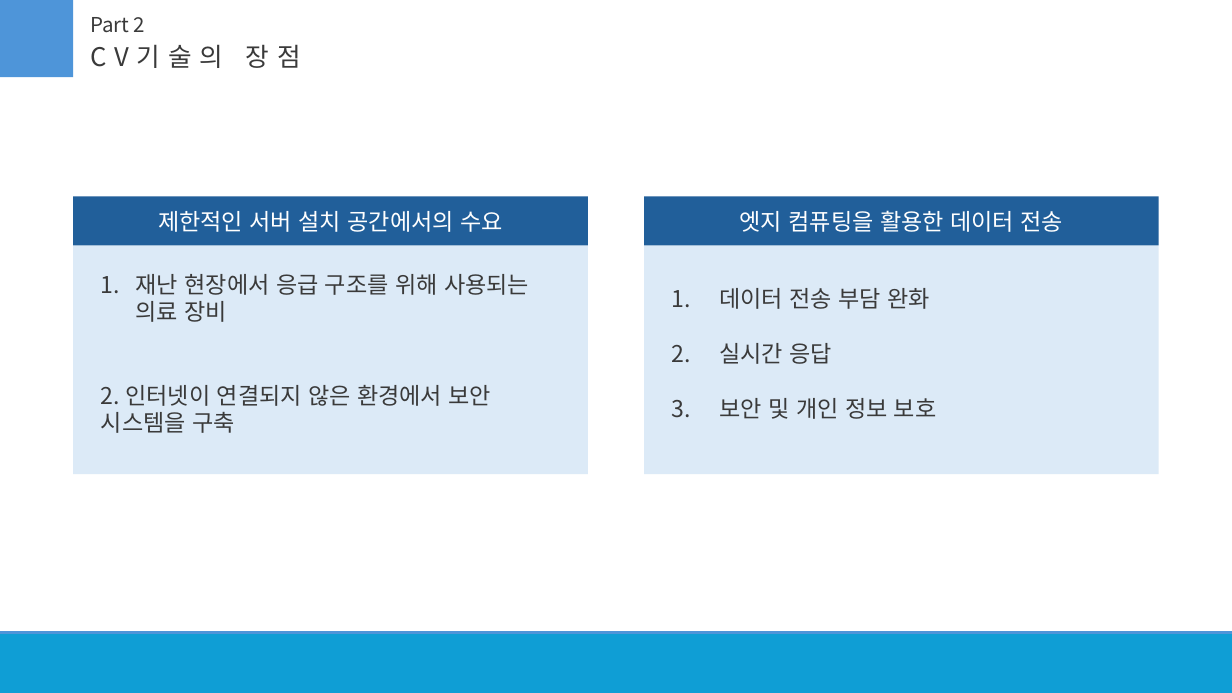
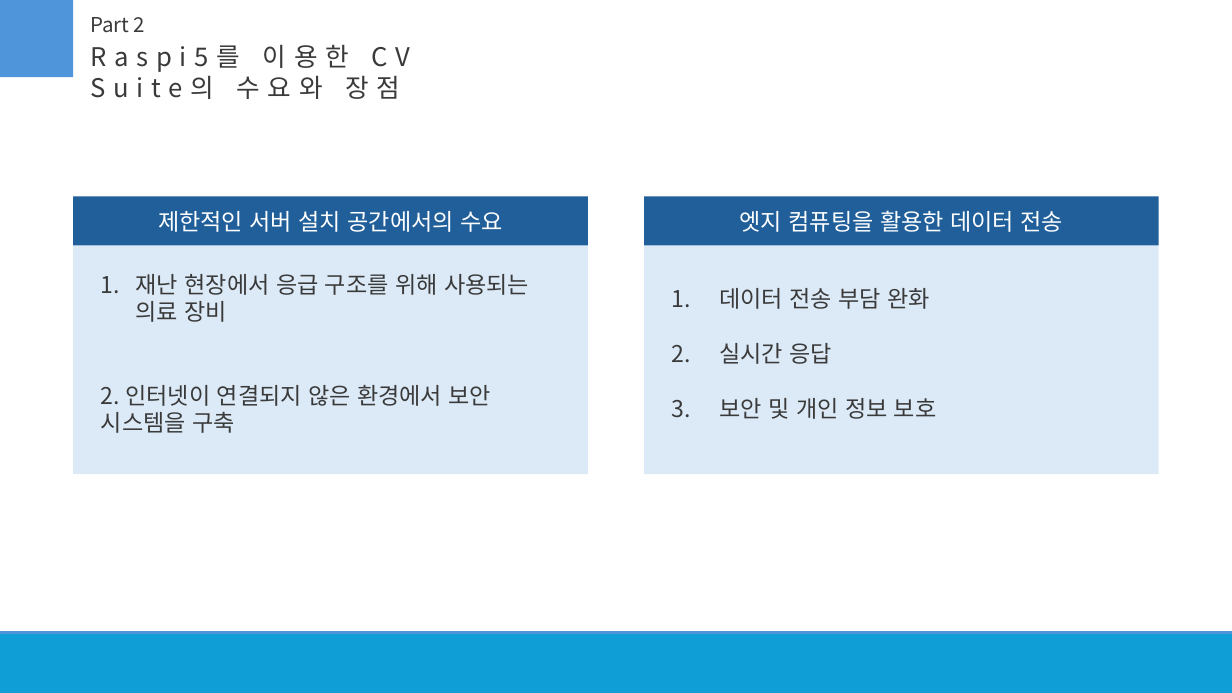
Before and after one commit to NerdConnection/Raspberry-Pi-5-Computer-Vision, a slide deck: slide 6 of 실증적 sw프로젝트/자료/SW실증 중간발표(토끼용) .pptx. Drawn at 1232x693 pixels with LibreOffice and Linux fonts; fonts in the diff are those of the drawing. Boxes give left, top, right and bottom in pixels: in the first picture for what was removed or moved away, otherwise in the second. Text is boxed around its words. In the diff, an @@ line names an element or a change of style, - is before the commit and + after.

```diff
--- a/실증적 sw프로젝트/자료/SW실증 중간발표(토끼용) .pptx
+++ b/실증적 sw프로젝트/자료/SW실증 중간발표(토끼용) .pptx
@@ text at (x1=90, y1=44, x2=411, y2=99): text changed @@
-CV기술의 장점
+Raspi5를 이용한 CV Suite의 수요와 장점
```
Also in this commit, not shown: 3 other slides changed.
